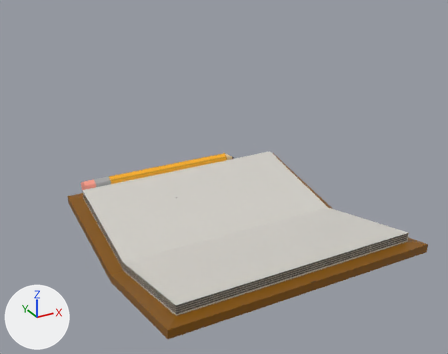
Renders of the glTF model Models/PlayerModels/PaperAndPen/PaperAndPen.gltf from each side of a commit.
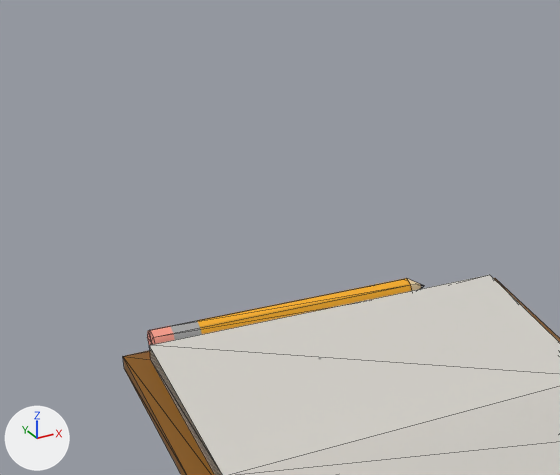
Each version appears first whole from a camera (50 mm lens) standing at (-0.486, -0.846, 0.545) and looking at (0.039, 0.108, 0.068), and next in a close-up on the part from 0% to 69% of the width and 0% to 74% of the height. The lights are fixed; the arrows at lower left show +X, +Y and +Z. The close-ups show mesh edges as thin lines. Vertices at the same position are counted once.

In view in the first close-up: 'Book'.
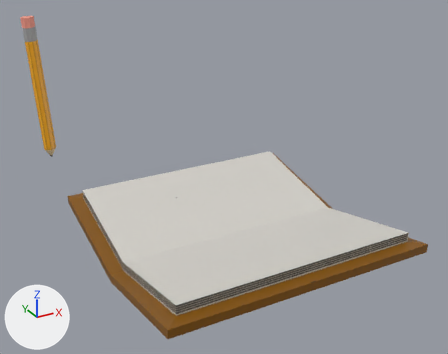
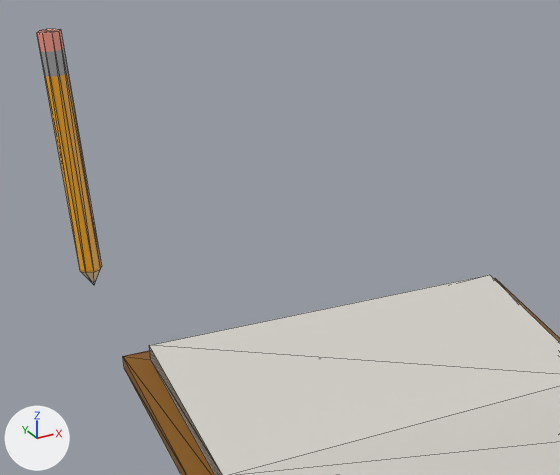
The newer file is also turned or shifted as a whole; pictures and numbers use the older file's frame.

Diff of the bpy script that builds the scene:
```diff
--- a/Models/PlayerModels/PaperAndPen/PaperAndPen.gltf.py
+++ b/Models/PlayerModels/PaperAndPen/PaperAndPen.gltf.py
@@ me_cube @@
 me_cube.from_pydata(...)  # 42 vertices, 76 faces; spans x -0.232..0.232, y -0.232..0.239, z -0.022..0.064
 # used by ob_book; location = (0.0, 0.0, 0.0)
+# me_cube part 1: the loose piece of 18 vertices spanning x -0.202..0.128, y 0.211..0.239, z 0.036..0.064 is turned 87 degrees about the y axis through its middle, then moved by (-0.153, 0.334, 0.108)
 me_cube.materials.append(mat_material)
```

What differs and where, as boxes (x1, y1, x2, y2) in the close-ups (560 x 475 px; the box of a moved part takes in the faces that stretch with it):
'Book', reshaped: before (123, 275, 560, 475); after (37, 29, 560, 475)
part 1 of me_cube, moved or reshaped: before (147, 278, 424, 345); after (37, 29, 102, 285)
